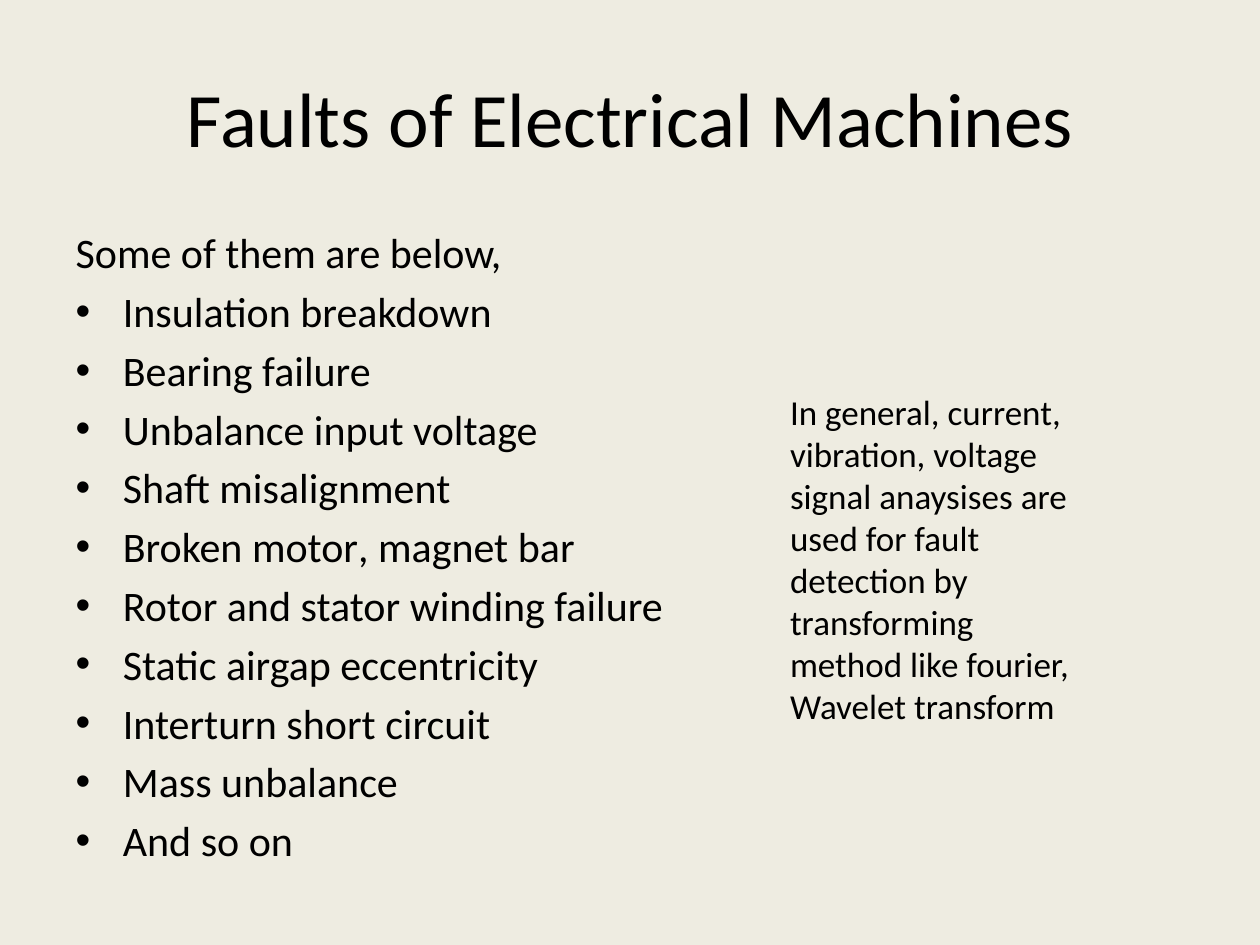
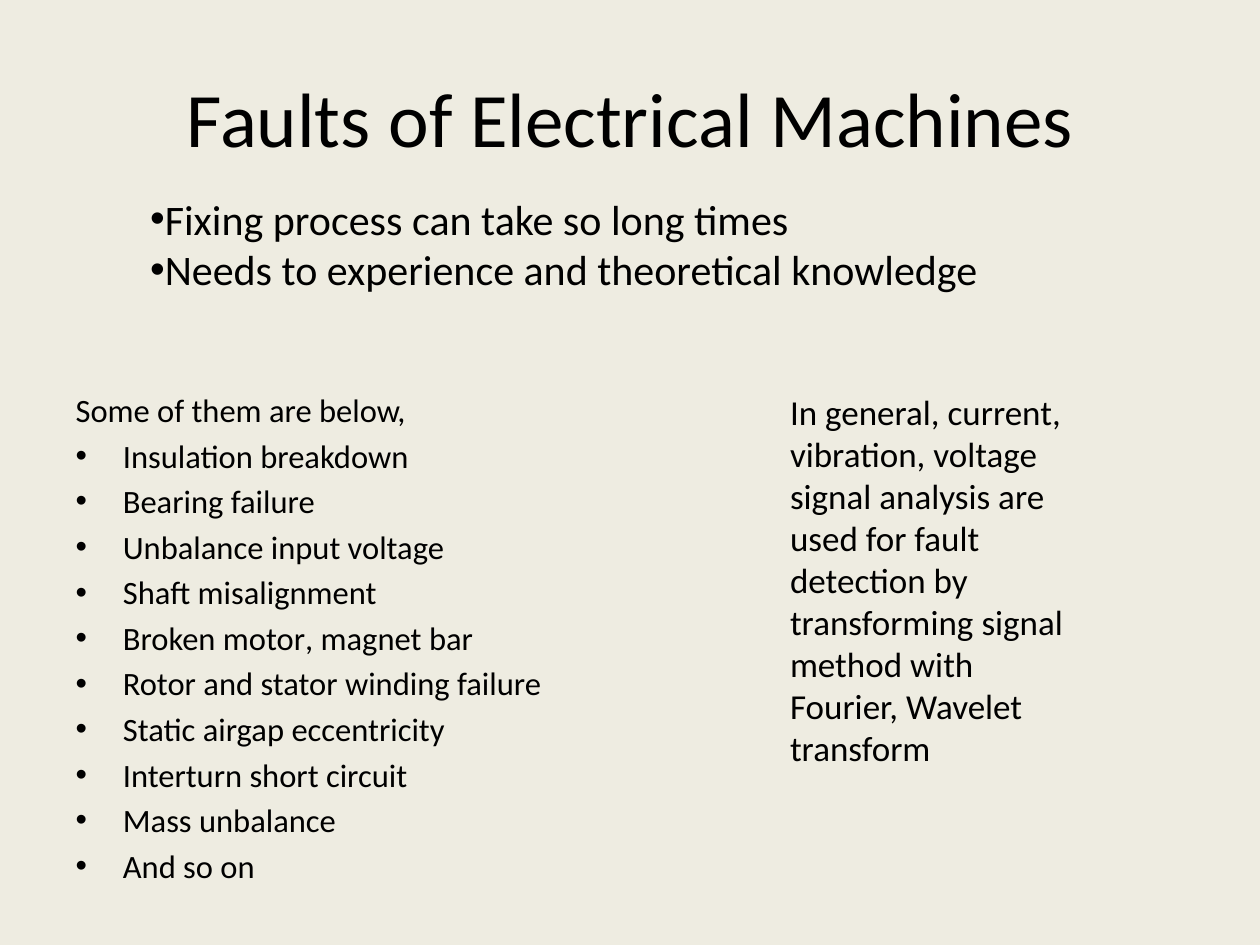
Before and after one commit to gungenibrahim/ee543-neural-network-and-deep-learning, a slide deck: slide 3 of ee543_sunum.pptx (slide 2 before the commit). Drawn at 1260x945 pixels with LibreOffice and Linux fonts; fonts in the diff are those of the drawing. Boxes give left, top, right and bottom in pixels: in the first picture for what was removed or moved away, otherwise in the second. Text is boxed around its words. In the diff, an @@ line names an element or a change of style, - is before the commit and + after.

```diff
--- a/ee543_sunum.pptx
+++ b/ee543_sunum.pptx
@@ text added at [165,205,977,293], 24 pt, text #000000 @@
+• Fixing process can take so long times
+• Needs to experience and theoretical knowledge
@@ text "Some of them are below,": place and size @@
-text "Some of them are below," at [76,238,662,857]
+text "Some of them are below," at [76,399,541,833]
@@ text "Some of them are below," at [76,399,541,833]: size 24 to 18.6 pt; less space between paragraphs @@
@@ text at [790,400,1063,762]: text changed @@
-In general, current, vibration, voltage signal anaysises are used for fault detection by transforming method like fourier, Wavelet transform
+In general, current, vibration, voltage signal analysis are used for fault detection by transforming signal method with Fourier, Wavelet transform
```
Also in this commit, not shown: 3 other slides changed, 4 slides added, 5 slides removed.
